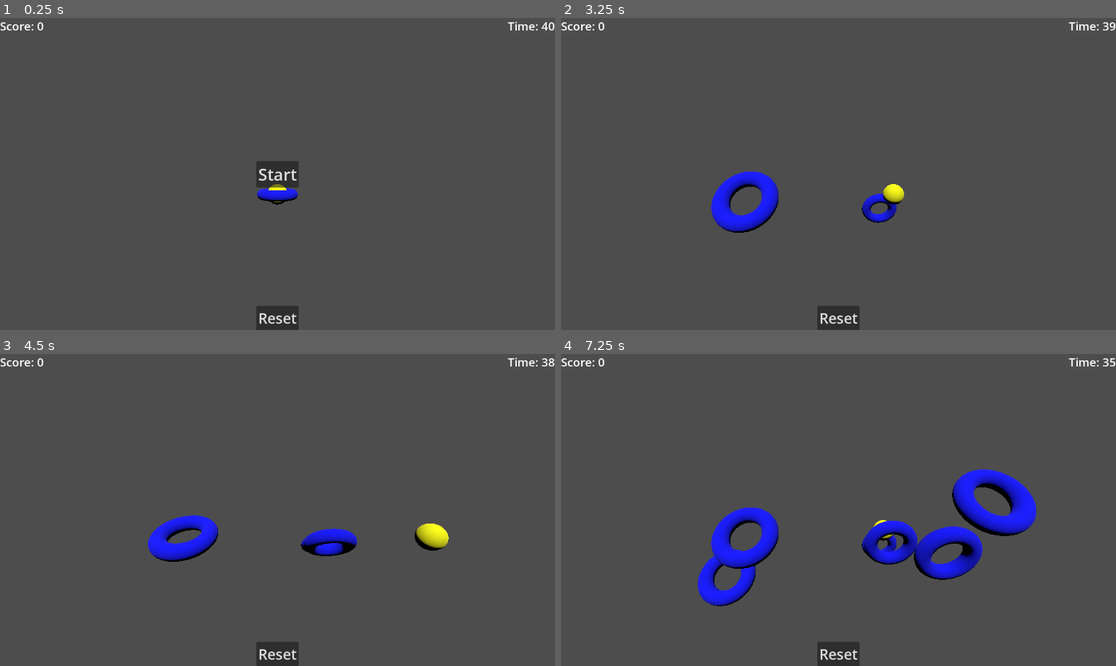
Above: before the commit, frames 1-4 (two rows, left to right).
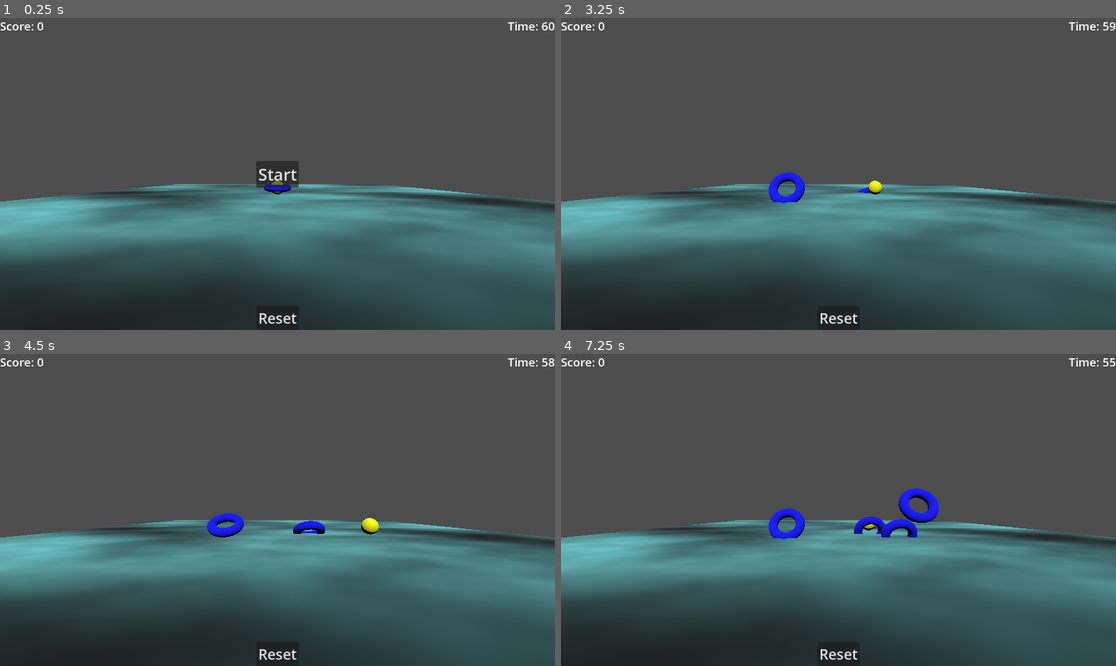
Above: after the commit, the same moments.

Repository: GeorgFH/godot-pacman-relaunch
Game: Godot game, scene res://game.tscn
The game is run twice, just before and just after one commit, with the same random seed, the same clock (stepped at 60 frames per second) and the same inputs. Sound files missing from this copy of the repository are replaced by a short silence.
Inputs:
- Up to frame 1 (0.25 s): no input
- Up to frame 2 (3.25 s): click "Start" at 0.5 s; click "Reset" at 1.25 s; click "Start" at 2 s; tap Enter (ui_accept) at 2.75, 3.02 s; hold Right (ui_right) from 2.78 s (still down); hold Shift from 2.78 s (still down)
- Up to frame 3 (4.5 s): release Right (ui_right) at 3.53 s; release Shift at 3.53 s; hold S (ui_down) 3.53-4.28 s; tap Shift at 3.6 s; tap Enter (ui_accept) at 3.77 s; hold Right (ui_right) from 4.28 s (still down); hold Shift from 4.28 s (still down)
- Up to frame 4 (7.25 s): release Right (ui_right) at 5.03 s; release Shift at 5.03 s; hold W (ui_up) 5.03-5.78 s; tap Shift at 5.1, 6.6 s; tap Enter (ui_accept) at 5.27, 6.02, 6.77 s; hold Shift 5.78-6.53 s; hold Left (ui_left) from 5.78 s (still down)

The runs differ from the first frame. In frame 1, 39% of the frame differs, in the area x 0-100%, y 1-100%; in frame 2, 40%; in frame 3, 40%; in frame 4, 42%.

Commit message:
feat: floor version1

Diff:
--- a/collectable/area_3d.gd
+++ b/collectable/area_3d.gd
@@ -9,11 +9,11 @@
 	anim.play("new_animation1")
 
 func _on_body_entered(body):
-	print("Kollision mit:", body.name)
+	# print("Kollision mit:", body.name)
 
 	if body is CharacterBody3D:
 		Ui.add_point()
-		print("Punkt!")
+		# print("Punkt!")
 		audio.play()
 		await audio.finished
 		queue_free()
--- a/game.tscn
+++ b/game.tscn
@@ -6,6 +6,21 @@
 [ext_resource type="PackedScene" uid="uid://bg3xge6eduegi" path="res://characterBody_3D/character_body_3d.tscn" id="4_ryrav"]
 [ext_resource type="PackedScene" uid="uid://bcxim18apgita" path="res://collectable/area_3d.tscn" id="8_j5wjh"]
 
+[sub_resource type="FastNoiseLite" id="FastNoiseLite_7jktm"]
+
+[sub_resource type="NoiseTexture2D" id="NoiseTexture2D_ryrav"]
+noise = SubResource("FastNoiseLite_7jktm")
+
+[sub_resource type="StandardMaterial3D" id="StandardMaterial3D_eow3j"]
+albedo_color = Color(0.4392157, 0.827451, 0.84313726, 1)
+albedo_texture = SubResource("NoiseTexture2D_ryrav")
+
+[sub_resource type="BoxMesh" id="BoxMesh_7jktm"]
+size = Vector3(30, 1, 30)
+
+[sub_resource type="BoxShape3D" id="BoxShape3D_ryrav"]
+size = Vector3(30, 1, 30)
+
 [node name="Game" type="Node3D" unique_id=1889642264]
 script = ExtResource("1_vef74")
 
@@ -13,8 +28,18 @@
 transform = Transform3D(1, 0, 0, 0, 0.70710677, 0.70710677, 0, -0.70710677, 0.70710677, 0, 4, 3)
 
 [node name="Camera3D" parent="." unique_id=177209525 instance=ExtResource("4_7jktm")]
-transform = Transform3D(1, 0, 0, 0, 1, 0, 0, 0, 1, 0, 1, 10)
+transform = Transform3D(1, 0, 0, 0, 1, 0, 0, 0, 1, 0, 1, 15)
 
 [node name="CharacterBody3D" parent="." unique_id=871760159 instance=ExtResource("4_ryrav")]
 
 [node name="Collectable" parent="." unique_id=1233241006 instance=ExtResource("8_j5wjh")]
+
+[node name="StaticBody3D" type="StaticBody3D" parent="." unique_id=885524798]
+
+[node name="MeshInstance3D" type="MeshInstance3D" parent="StaticBody3D" unique_id=57100595]
+transform = Transform3D(1, 0, 0, 0, 1, 0, 0, 0, 1, 0, -1, 0)
+material_override = SubResource("StandardMaterial3D_eow3j")
+mesh = SubResource("BoxMesh_7jktm")
+
+[node name="CollisionShape3D" type="CollisionShape3D" parent="StaticBody3D" unique_id=418643394]
+shape = SubResource("BoxShape3D_ryrav")
--- a/label/canvas_layer.gd
+++ b/label/canvas_layer.gd
@@ -1,7 +1,7 @@
 extends CanvasLayer
 
-@export var game_duration = 40
-@export var win_score = 25
+@export var game_duration = 60
+@export var win_score = 30
 
 @onready var label: Label = $Label
 @onready var reset_button: Button = $Button
